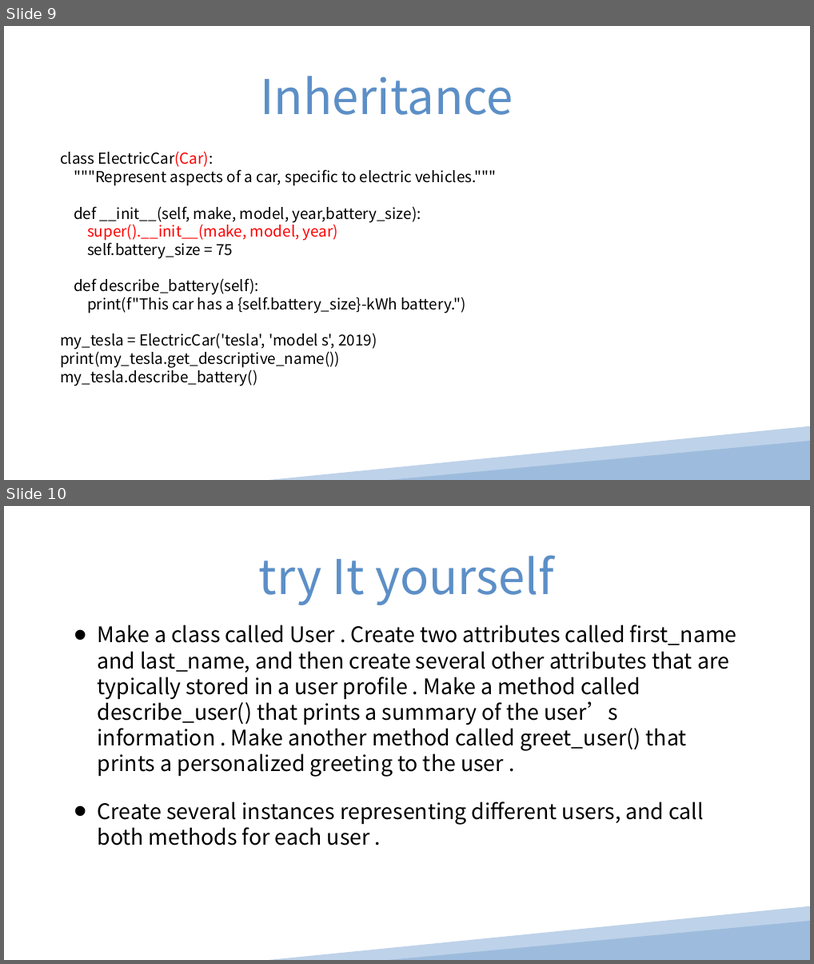
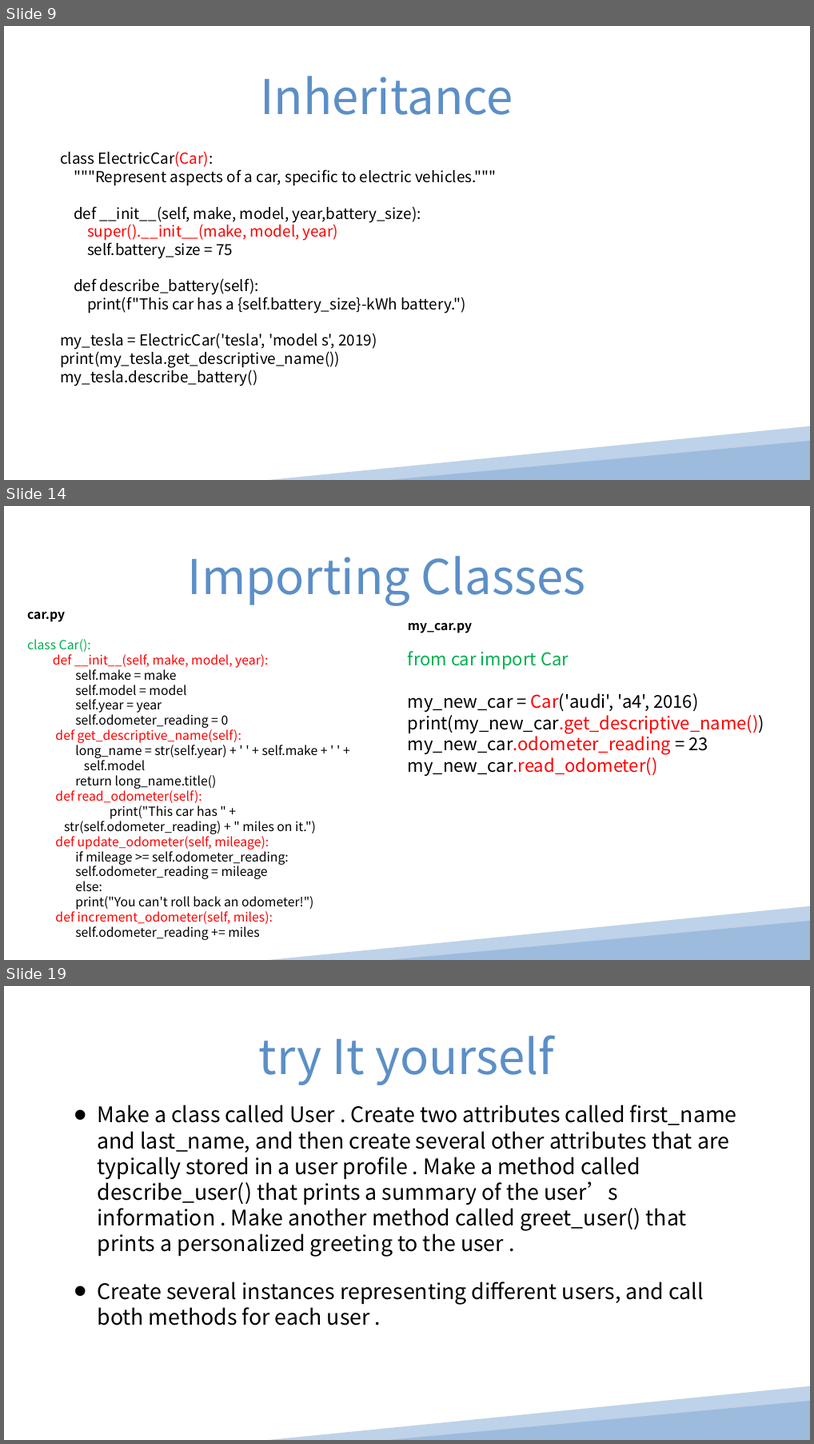
Before and after one commit to pinglee0/py, a slide deck: Chapter 9.ppt. Shown one above the other, each under a label of ours: slides 9 and 10 before the commit, slides 9, 14 and 19 after it; the slides between them are not shown. The pictures are 814x964 and 814x1444 pixels, drawn with LibreOffice and Linux fonts; fonts in the diff are those of the drawing. Boxes give left, top, right and bottom in pixels: in the first picture for what was removed or moved away, otherwise in the second. Text is boxed around its words. In the diff, an @@ line names an element or a change of style, - is before the commit and + after.

```diff
--- a/Chapter 9.ppt
+++ b/Chapter 9.ppt
@@ slide 14 added at (4, 506, 810, 960), background #FFFFFF @@
@@ text added at (188, 556, 586, 606), 76 pt, text #5C8FC7 @@
+Importing Classes
@@ text added at (27, 612, 318, 940), 20 pt, text #000000 @@
+car.py
+class Car():
+  def __init__(self, make, model, year):
+    self.make = make
+    self.model = model
+    self.year = year
+    self.odometer_reading = 0
+  def get_descriptive_name(self):
+    long_name = str(self.year) + ' ' + self.make + ' ' + self.model
+    return long_name.title()
+  def read_odometer(self):
+  print("This car has " + str(self.odometer_reading) + " miles on it.")
+  def update_odometer(self, mileage):
+    if mileage >= self.odometer_reading:
+    self.odometer_reading = mileage
+    else:
+    print("You can't roll back an odometer!")
+  def increment_odometer(self, miles):
+    self.odometer_reading += miles
@@ text added at (408, 623, 765, 776), 28 pt, text #000000 @@
+my_car.py
+from car import Car
+my_new_car = Car('audi', 'a4', 2016)
+print(my_new_car.get_descriptive_name())
+my_new_car.odometer_reading = 23
+my_new_car.read_odometer()
@@ freeform shape added at (269, 905, 810, 960), fill #BED2E9 @@
@@ triangle added at (389, 920, 810, 960), fill #9DBCDD @@
@@ what was slide 10 is now slide 19 @@
```
Also in this commit, not shown: 8 other slides added, 1 other file.
